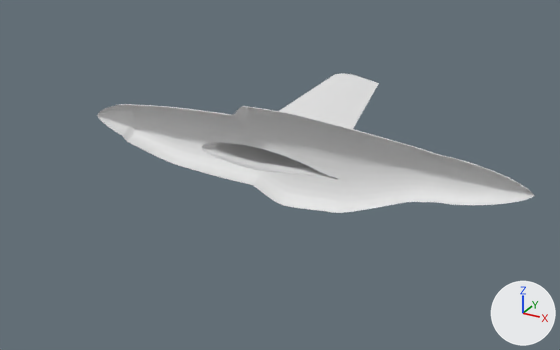
Renders of the Blender file p51/openfoam/models/blend/p51_tail_off.blend from each side of a commit.
Both versions are drawn from a 50 mm camera at (8.0, -12.58, 5.81) aimed at (1.16, -0.15, -0.4). Arrows for +X, +Y and +Z are at lower right; the lights stay in place.

Names of what the first picture shows: 'Fuselage'.
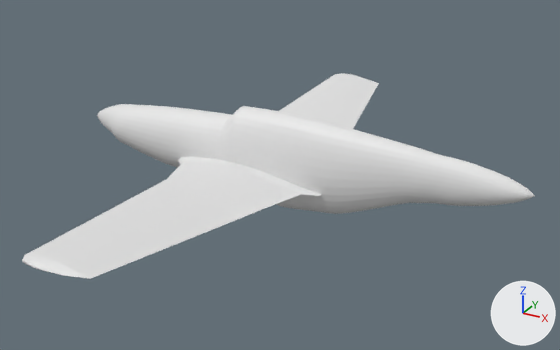
What the commit changed:
Object 'Fuselage' (ob_fuselage) gains a MIRROR modifier named 'Mirror'.
Modifier setting: use_axis = (False, True, False).
Modifier setting: use_clip = True.

What differs and where, as boxes (x1, y1, x2, y2) in the pictures (560 x 350 px):
'Fuselage', modifiers changed (17% wider, 47% taller)
    before: (97, 73, 535, 213)
    after: (22, 73, 535, 279)
